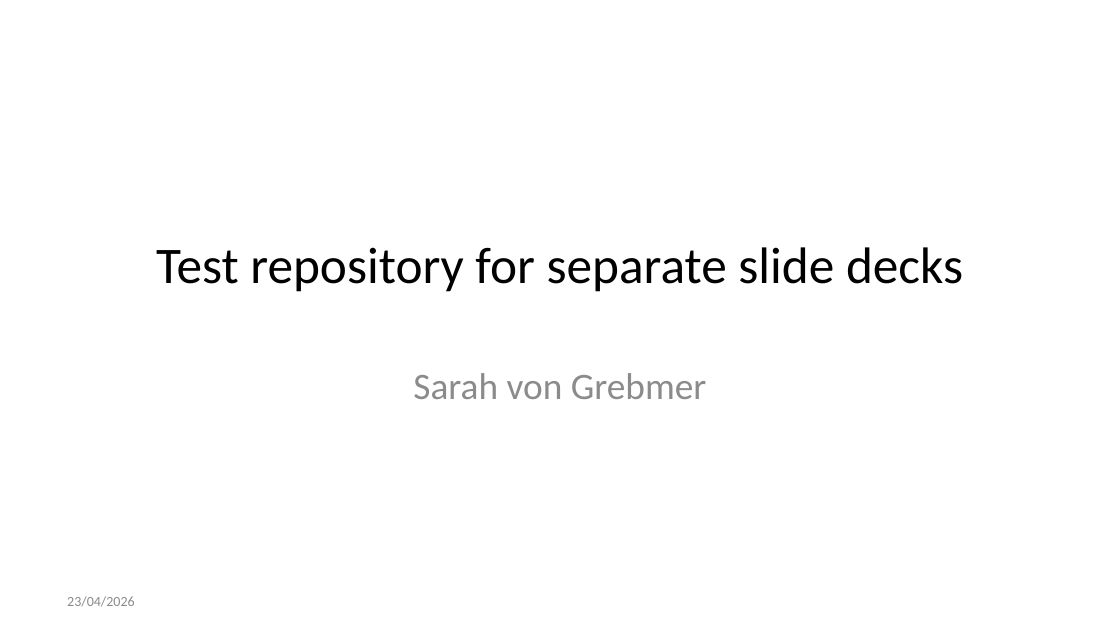
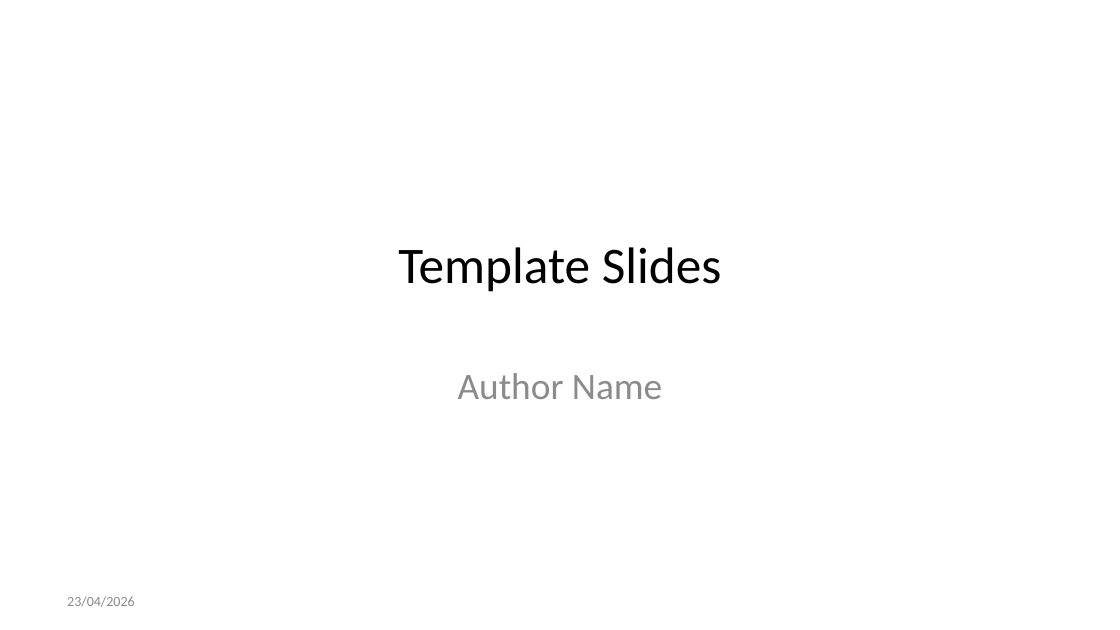
Before and after one commit to lmu-osc/tutorial-slides-template, a slide deck: slide 1 of index.pptx. Drawn at 1120x630 pixels with LibreOffice and Linux fonts; fonts in the diff are those of the drawing. Boxes give left, top, right and bottom in pixels: in the first picture for what was removed or moved away, otherwise in the second. Text is boxed around its words. In the diff, an @@ line names an element or a change of style, - is before the commit and + after.

```diff
--- a/index.pptx
+++ b/index.pptx
@@ title at (398, 247, 722, 292): text changed @@
-Test repository for separate slide decks
+Template Slides
@@ subtitle at (458, 373, 662, 399): text changed @@
-Sarah von Grebmer
+Author Name
```
Also in this commit, not shown: 10 other files.
